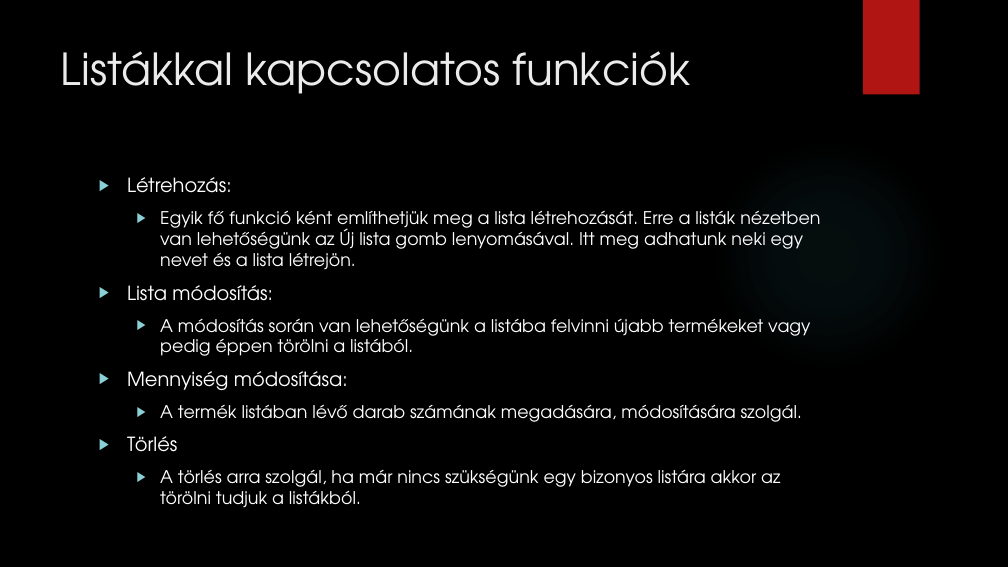
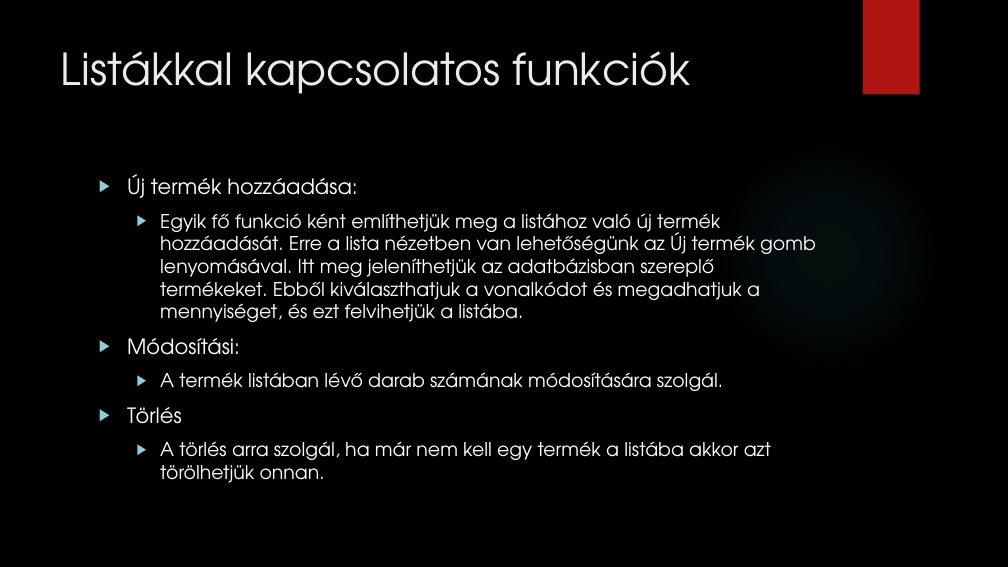
Before and after one commit to horeczky95/Projektlabor, a slide deck: slide 10 of Bolti költés.pptx. Drawn at 1008x567 pixels with LibreOffice and Linux fonts; fonts in the diff are those of the drawing; background and template pictures are left out. Boxes give left, top, right and bottom in pixels: in the first picture for what was removed or moved away, otherwise in the second. Text is boxed around its words. In the diff, an @@ line names an element or a change of style, - is before the commit and + after.

```diff
--- a/Bolti költés.pptx
+++ b/Bolti költés.pptx
@@ text at box(127, 174, 816, 391): text changed; size 16.6 to 18 pt @@
-▶ Létrehozás:
-  ▶ Egyik fő funkció ként említhetjük meg a lista létrehozását. Erre a listák nézetben van lehetőségünk az Új lista gomb lenyomásával. Itt meg adhatunk neki egy nevet és a lista létrejön.
-▶ Lista módosítás:
-  ▶ A módosítás során van lehetőségünk a listába felvinni újabb termékeket vagy pedig éppen törölni a listából.
-▶ Mennyiség módosítása:
-  ▶ A termék listában lévő darab számának megadására, módosítására szolgál.
+▶ Új termék hozzáadása:
+  ▶ Egyik fő funkció ként említhetjük meg a listához való új termék hozzáadását. Erre a lista nézetben van lehetőségünk az Új termék gomb lenyomásával. Itt meg jeleníthetjük az adatbázisban szereplő termékeket. Ebből kiválaszthatjuk a vonalkódot és megadhatjuk a mennyiséget, és ezt felvihetjük a listába.
+▶ Módosítási:
+  ▶ A termék listában lévő darab számának módosítására szolgál.
@@ text at box(127, 407, 182, 424): size 18.5 to 20 pt in "Törlés" @@
@@ text at box(160, 441, 771, 483): text changed; size 16.6 to 18 pt @@
-  ▶ A törlés arra szolgál, ha már nincs szükségünk egy bizonyos listára akkor az törölni tudjuk a listákból.
+  ▶ A törlés arra szolgál, ha már nem kell egy termék a listába akkor azt törölhetjük onnan.
```
Also in this commit, not shown: 3 other slides changed, 1 other file.
